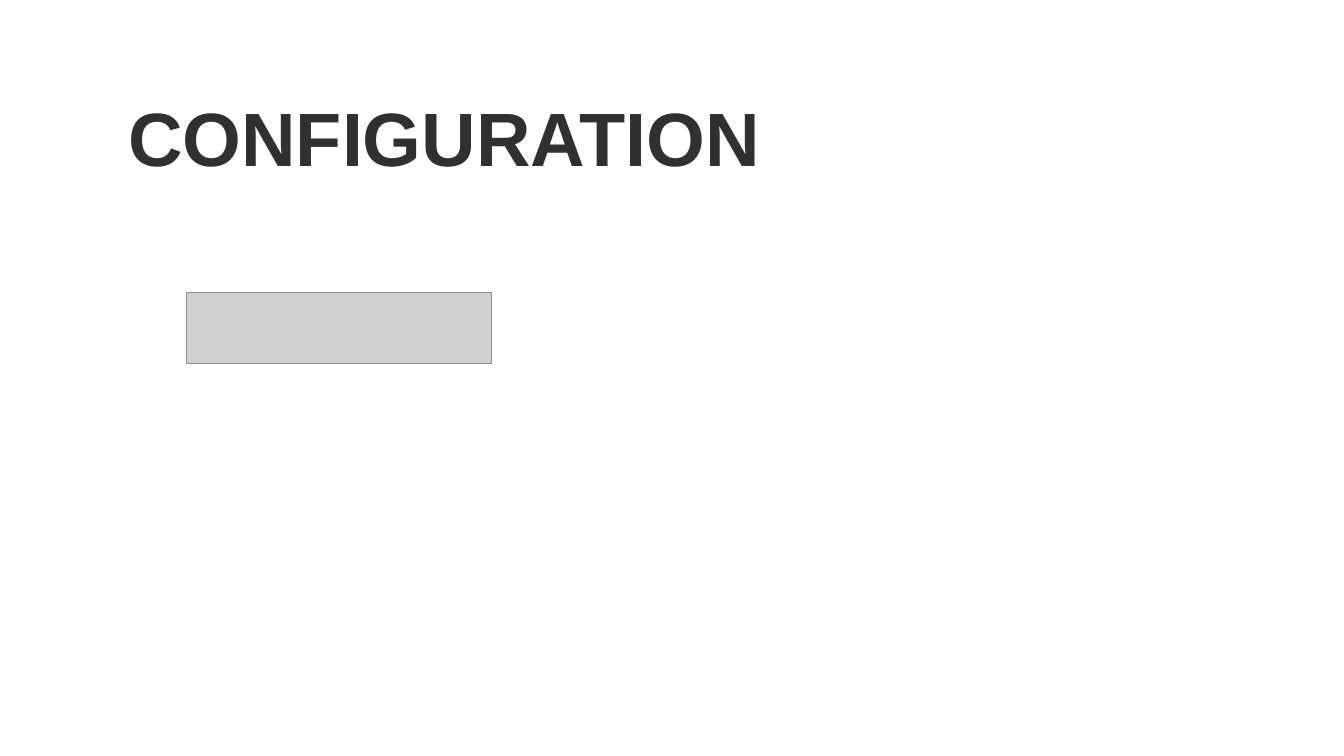
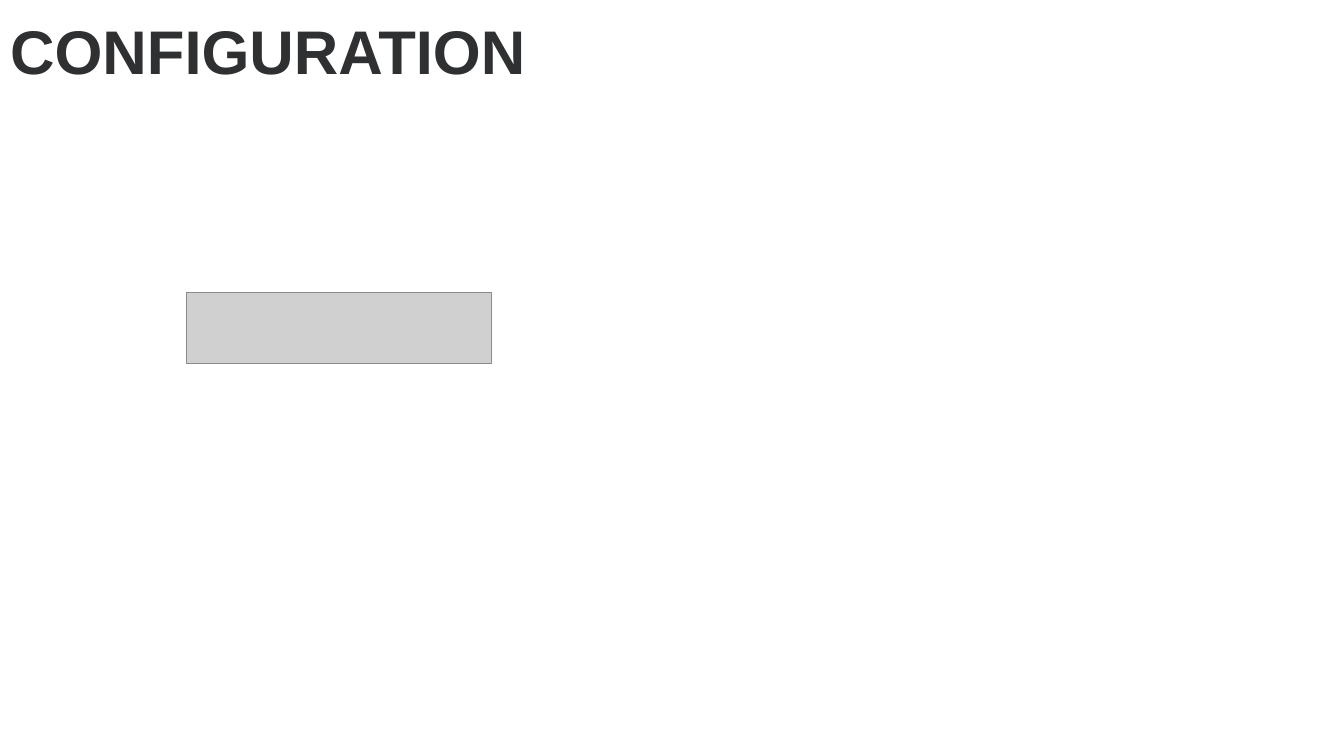
Before and after one commit to Naimeesh/pulumi, a slide deck: slide 42 of docs/IaC_Devopedia_Sep_2022.pptx. Drawn at 1344x756 pixels with LibreOffice and Linux fonts; fonts in the diff are those of the drawing; grey boxes stand for pictures; background and template pictures are left out. Boxes give left, top, right and bottom in pixels: in the first picture for what was removed or moved away, otherwise in the second. Text is boxed around its words. In the diff, an @@ line names an element or a change of style, - is before the commit and + after.

```diff
--- a/docs/IaC_Devopedia_Sep_2022.pptx
+++ b/docs/IaC_Devopedia_Sep_2022.pptx
@@ title "CONFIGURATION": place and size @@
-title "CONFIGURATION" at [128, 113, 760, 167]
+title "CONFIGURATION" at [10, 31, 525, 75]
@@ title "CONFIGURATION" at [10, 31, 525, 75]: size 54 to 44 pt @@
```
Also in this commit, not shown: 13 other slides changed, 2 other files.
